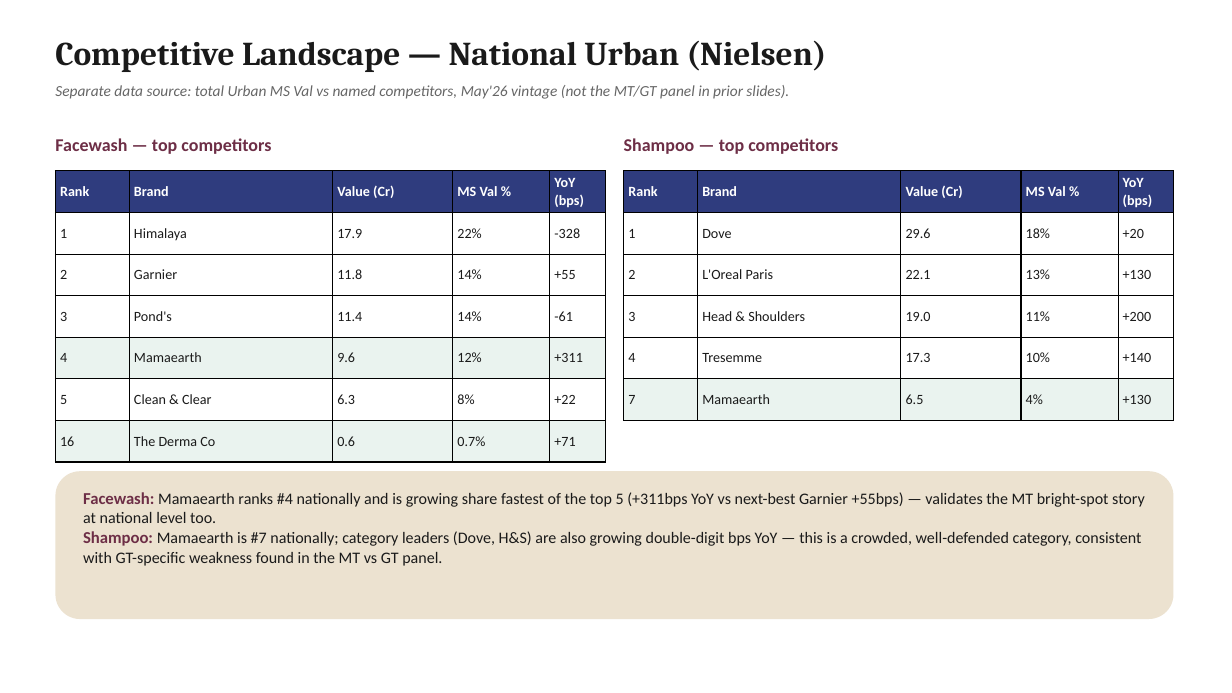
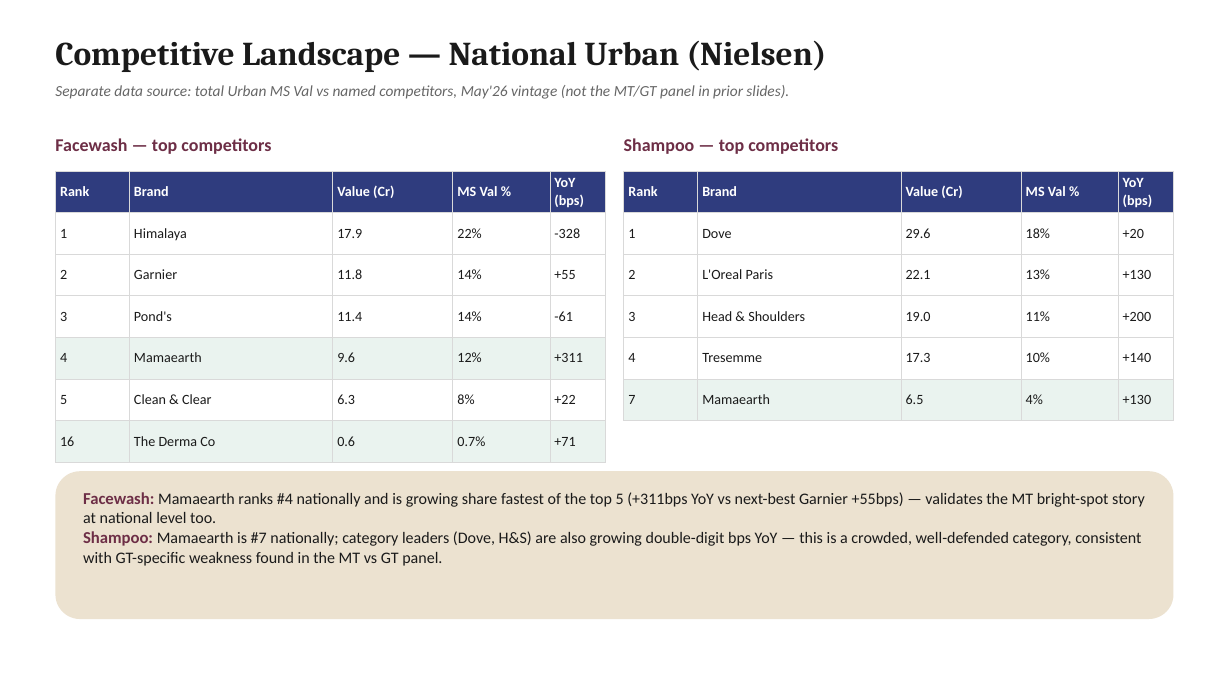
Before and after one commit to aswalsheshant-cell/mt-dashboard, a slide deck: slide 6 of reports/MT_vs_GT_Deep_Dive.pptx. Drawn at 1232x693 pixels with LibreOffice and Linux fonts; fonts in the diff are those of the drawing. Boxes give left, top, right and bottom in pixels: in the first picture for what was removed or moved away, otherwise in the second. Text is boxed around its words. In the diff, an @@ line names an element or a change of style, - is before the commit and + after.

```diff
--- a/reports/MT_vs_GT_Deep_Dive.pptx
+++ b/reports/MT_vs_GT_Deep_Dive.pptx
@@ table at (55,171,605,462) @@
@@ borders changed @@
@@ table at (624,171,1174,421) @@
@@ borders changed @@
```
Also in this commit, not shown: 5 other slides changed.
